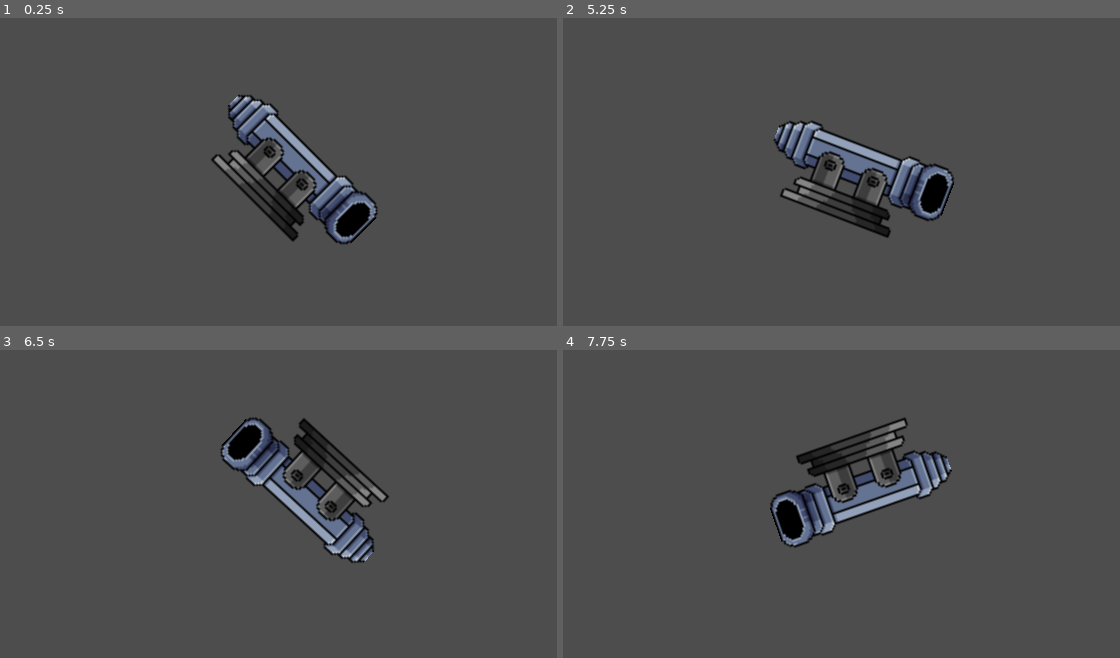
Above: before the commit, frames 1-4 (two rows, left to right).
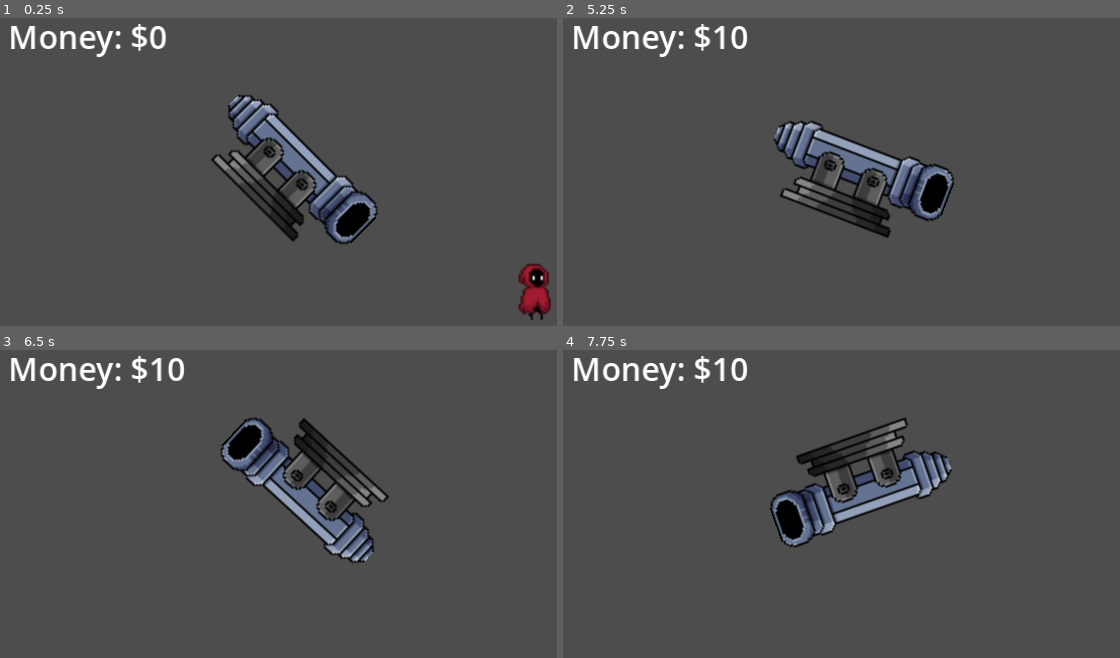
Above: after the commit, the same moments.

Repository: KeveenWong/towerism
Game: Godot game, scene res://scenes/testing.tscn
Same seed, same stepped clock (60 frames per second), same inputs: the game is played once before the commit and once after it.
Inputs (mouse positions are in pixels of both pictures, inside the frame that each line leads up to):
- Up to frame 1 (0.25 s): no input
- Up to frame 2 (5.25 s): tap Enter at 0.5, 2, 3.5 s; move the mouse to (1025, 165) at 0.52 s; press the mouse at (1025, 165) at 0.53 s; hold D (right) 0.53-2.03 s; tap Space (jump) at 0.77, 1.25, 1.52, 2.75, 3.02, 3.77, 4.25, 4.52 s; move the mouse to (752, 202) at 1.27 s; release the mouse at (752, 202) at 1.28 s; tap Mouse wheel up (zoom_in) at 1.35, 3.6 s; move the mouse to (947, 104) at 2.02 s; hold A (left) 2.03-2.78 s; tap Mouse wheel down (zoom_out) at 2.1, 4.35 s; move the mouse to (852, 255) at 2.77 s; hold D (right) 2.78-4.28 s; click (852, 255) at 2.85 s; move the mouse to (1075, 236) at 3.52 s; move the mouse to (691, 128) at 4.27 s; hold A (left) 4.28-5.03 s; move the mouse to (913, 184) at 5.02 s; press the mouse at (913, 184) at 5.03 s; hold D (right) from 5.03 s (still down)
- Up to frame 3 (6.5 s): move the mouse to (222, 427) at 5.77 s; release D (right) at 5.78 s; release the mouse at (222, 427) at 5.78 s; hold A (left) from 5.78 s (still down); tap Mouse wheel up (zoom_in) at 5.85 s; tap Space (jump) at 6.02 s
- Up to frame 4 (7.75 s): move the mouse to (1025, 497) at 6.52 s; tap Mouse wheel down (zoom_out) at 6.6 s; tap Space (jump) at 6.77, 7.52 s; move the mouse to (752, 534) at 7.27 s; release A (left) at 7.28 s; hold D (right) from 7.28 s (still down); click (752, 534) at 7.35 s

The runs differ from the first frame. In frame 1, 1.8% of the frame differs, in the area x 1-99%, y 1-99%; in frame 2, 1.0%; in frame 3, 1.0%; in frame 4, 1.0%.

Commit message:
money counter + enemy kill baby

Diff:
--- /dev/null
+++ b/scenes/Enemy.gd
@@ -0,0 +1,10 @@
+extends CharacterBody2D
+
+signal enemy_killed
+
+func _ready():
+	add_to_group("enemies")
+
+func hit():
+	emit_signal("enemy_killed")
+	queue_free()
--- /dev/null
+++ b/scenes/Enemy.tscn
@@ -0,0 +1,19 @@
+[gd_scene load_steps=4 format=3 uid="uid://cvcah0nx5b03c"]
+
+[ext_resource type="Script" path="res://scenes/Enemy.gd" id="1_7dvr5"]
+[ext_resource type="Texture2D" uid="uid://cl51mb1ulfgty" path="res://assets/sprites/character_assets.png" id="2_4omnw"]
+
+[sub_resource type="CircleShape2D" id="CircleShape2D_m3rx8"]
+radius = 15.6525
+
+[node name="Enemy" type="CharacterBody2D"]
+script = ExtResource("1_7dvr5")
+
+[node name="Sprite2D" type="Sprite2D" parent="."]
+texture = ExtResource("2_4omnw")
+hframes = 11
+vframes = 9
+
+[node name="CollisionShape2D" type="CollisionShape2D" parent="."]
+position = Vector2(4, 2)
+shape = SubResource("CircleShape2D_m3rx8")
--- a/scenes/Turret/bullet.gd
+++ b/scenes/Turret/bullet.gd
@@ -1,7 +1,10 @@
 extends RigidBody2D
 
+func _ready():
+	body_entered.connect(_on_body_entered)
+
 func _on_body_entered(body):
-	if body.is_in_group("targets"):
+	if body.is_in_group("enemies"):
 		body.hit()
 	queue_free()
 
--- a/scenes/Turret/bullet.tscn
+++ b/scenes/Turret/bullet.tscn
@@ -1,9 +1,13 @@
-[gd_scene load_steps=3 format=3 uid="uid://du3gthmuuaot"]
+[gd_scene load_steps=4 format=3 uid="uid://du3gthmuuaot"]
 
 [ext_resource type="Texture2D" uid="uid://jgalthho2fi7" path="res://assets/Trap and Weapon/SpikeBall.png" id="1_03hkt"]
 [ext_resource type="Script" path="res://scenes/Turret/bullet.gd" id="1_dxy4t"]
 
+[sub_resource type="CircleShape2D" id="CircleShape2D_4ydl4"]
+
 [node name="Bullet" type="RigidBody2D"]
+contact_monitor = true
+max_contacts_reported = 1
 script = ExtResource("1_dxy4t")
 
 [node name="Sprite2D" type="Sprite2D" parent="."]
@@ -11,3 +15,4 @@
 hframes = 2
 
 [node name="CollisionShape2D" type="CollisionShape2D" parent="."]
+shape = SubResource("CircleShape2D_4ydl4")
--- a/scenes/Turret/turret.gd
+++ b/scenes/Turret/turret.gd
@@ -3,7 +3,7 @@
 @export var Bullet: PackedScene
 @export var fire_rate: float = 0.2
 @export var bullet_speed: float = 1000.0
-@export var barrel_length: float = 50.0  # Adjust based on your sprite
+@export var barrel_length: float = 50.0
 
 var can_fire = true
 var timer: Timer
--- /dev/null
+++ b/scenes/testing.gd
@@ -0,0 +1,14 @@
+extends Node2D
+
+var money = 0
+@onready var money_label = $CanvasLayer/MoneyLabel
+@onready var enemy = $Enemy
+
+func _ready():
+	money_label.text = "Money: $" + str(money)
+	enemy.enemy_killed.connect(_on_enemy_killed)
+
+func _on_enemy_killed():
+	money += 10
+	money_label.text = "Money: $" + str(money)
+	print("Enemy killed! Money: $", money)  # Debugging Line
--- a/scenes/testing.tscn
+++ b/scenes/testing.tscn
@@ -1,8 +1,23 @@
-[gd_scene load_steps=2 format=3 uid="uid://cgl7pjr2dyq0j"]
+[gd_scene load_steps=4 format=3 uid="uid://cgl7pjr2dyq0j"]
 
+[ext_resource type="Script" path="res://scenes/testing.gd" id="1_6v2s3"]
 [ext_resource type="PackedScene" uid="uid://dirc752pdlvja" path="res://scenes/Turret/turret.tscn" id="1_cwm7r"]
+[ext_resource type="PackedScene" uid="uid://cvcah0nx5b03c" path="res://scenes/Enemy.tscn" id="3_g0f8a"]
 
 [node name="Testing" type="Node2D"]
+script = ExtResource("1_6v2s3")
 
 [node name="Turret" parent="." instance=ExtResource("1_cwm7r")]
 position = Vector2(150, 80)
+
+[node name="Enemy" parent="." instance=ExtResource("3_g0f8a")]
+position = Vector2(264, 142)
+
+[node name="CanvasLayer" type="CanvasLayer" parent="."]
+
+[node name="MoneyLabel" type="Label" parent="CanvasLayer"]
+offset_left = 4.0
+offset_top = 5.0
+offset_right = 84.0
+offset_bottom = 28.0
+text = "Money: $0"
